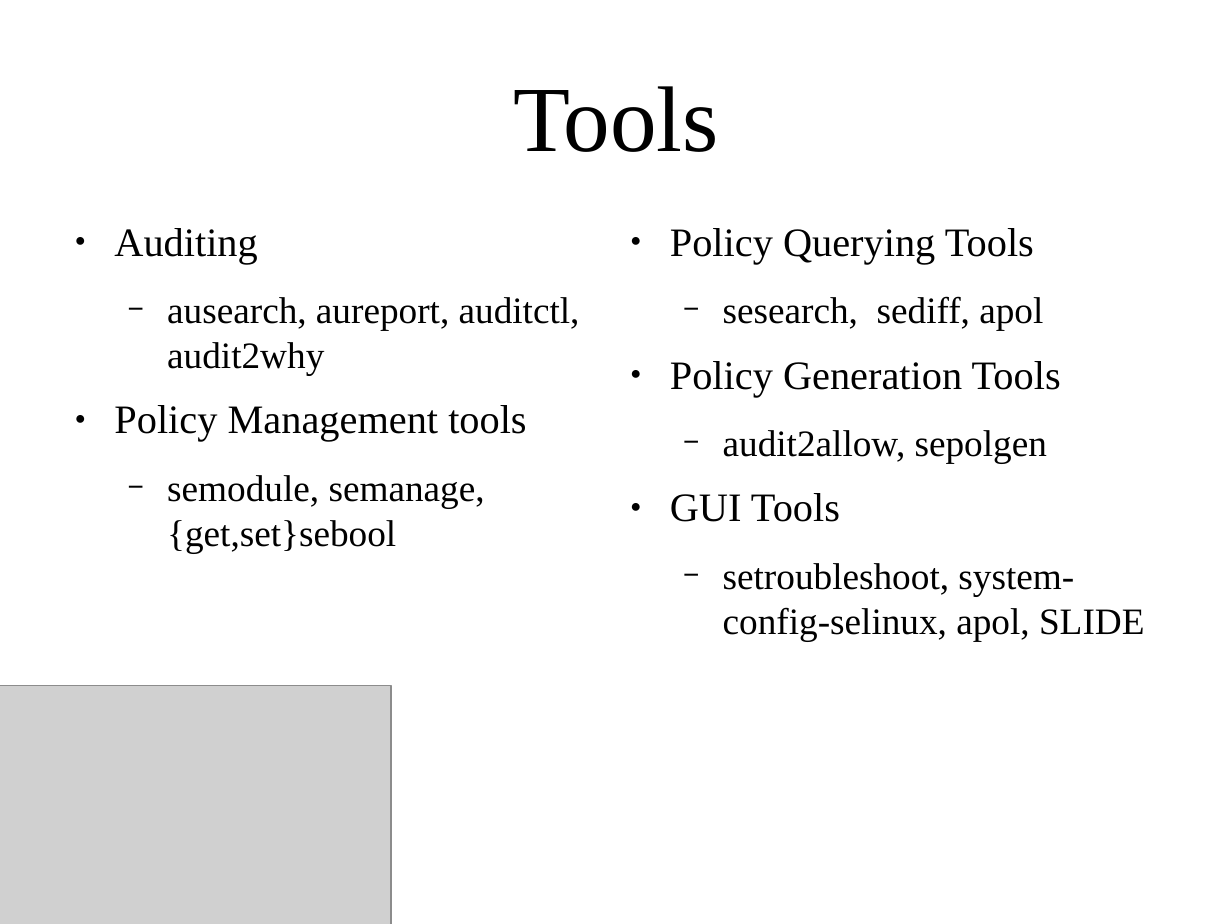
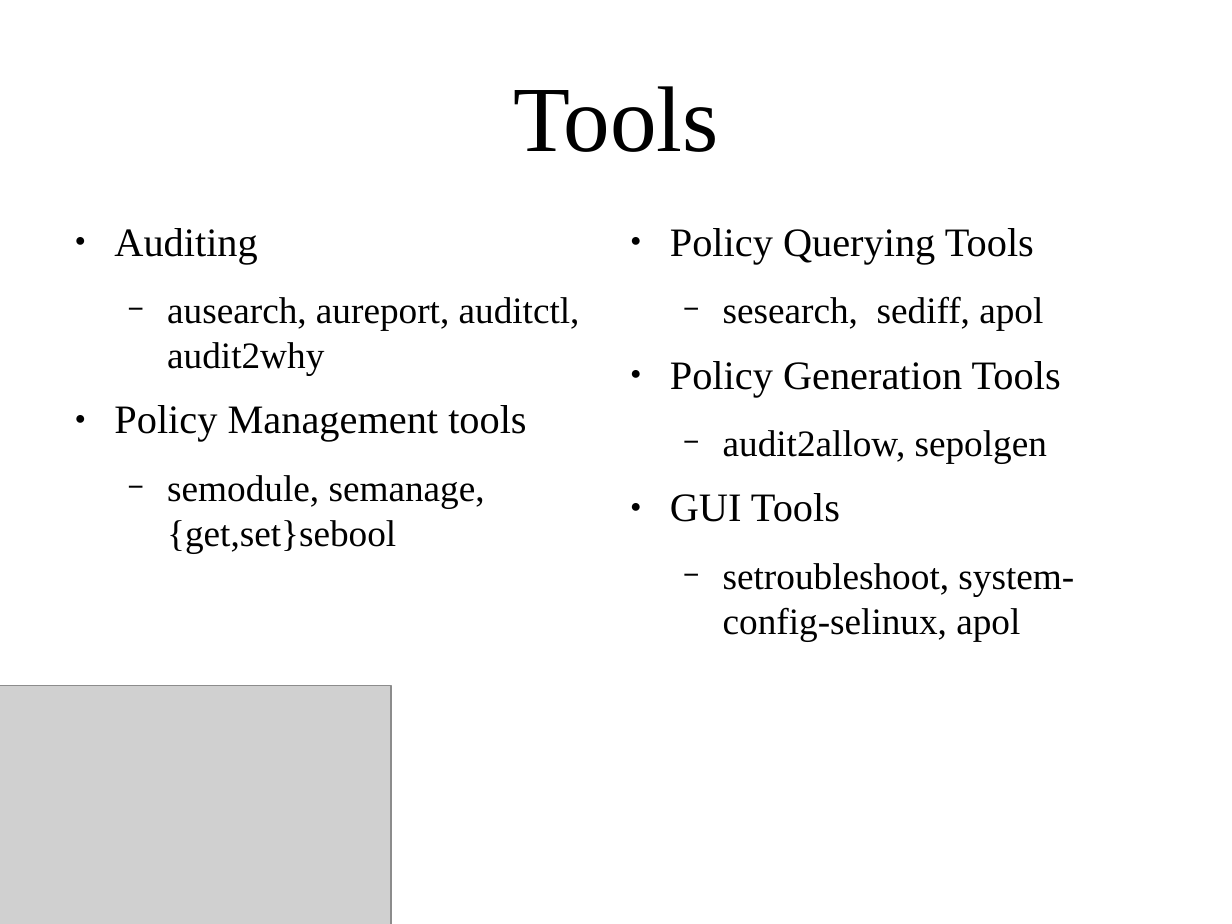
Before and after one commit to dpquigl/demystifying-selinux, a slide deck: slide 14 of demystifying-selinux-part1/demystifying_selinux_extra_slides.odp. Drawn at 1232x924 pixels with LibreOffice and Linux fonts; fonts in the diff are those of the drawing; grey boxes stand for pictures. Boxes give left, top, right and bottom in pixels: in the first picture for what was removed or moved away, otherwise in the second. Text is boxed around its words. In the diff, an @@ line names an element or a change of style, - is before the commit and + after.

```diff
--- a/demystifying-selinux-part1/demystifying_selinux_extra_slides.odp
+++ b/demystifying-selinux-part1/demystifying_selinux_extra_slides.odp
@@ text at [723,563,1074,641]: text changed @@
-  − setroubleshoot, system-config-selinux, apol, SLIDE
+  − setroubleshoot, system-config-selinux, apol
```
Also in this commit, not shown: 2 other files.
